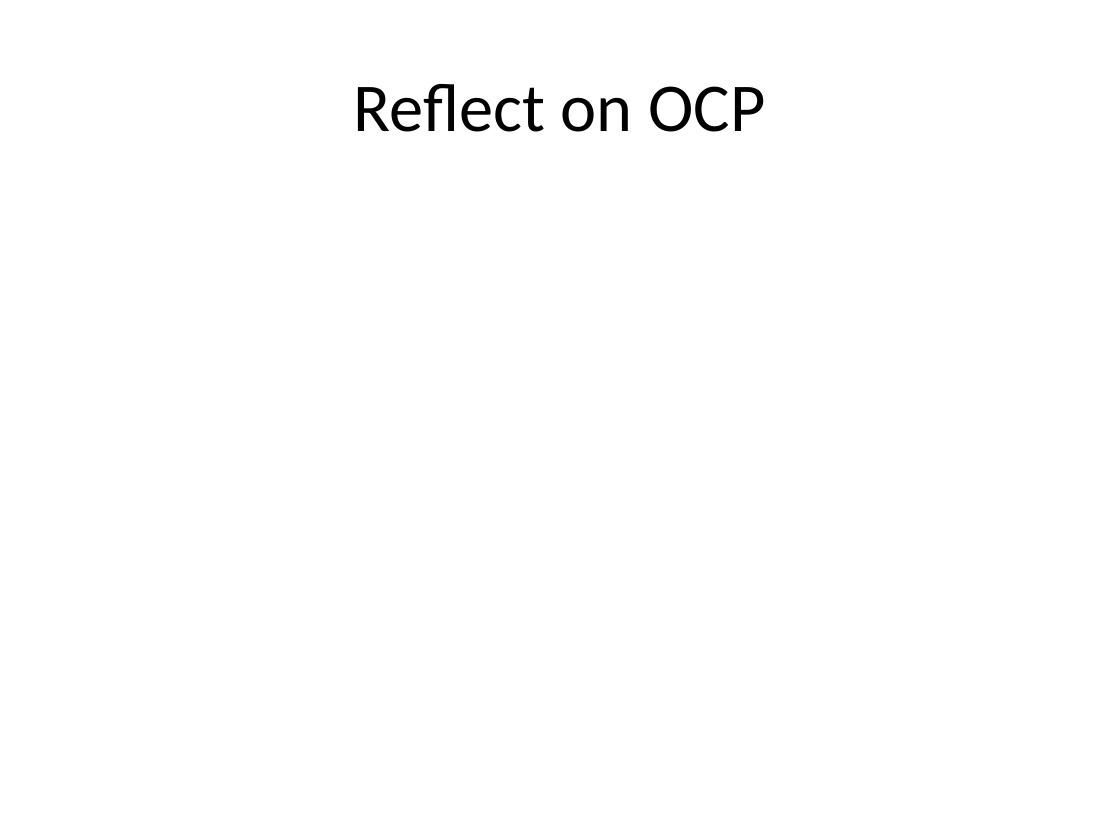
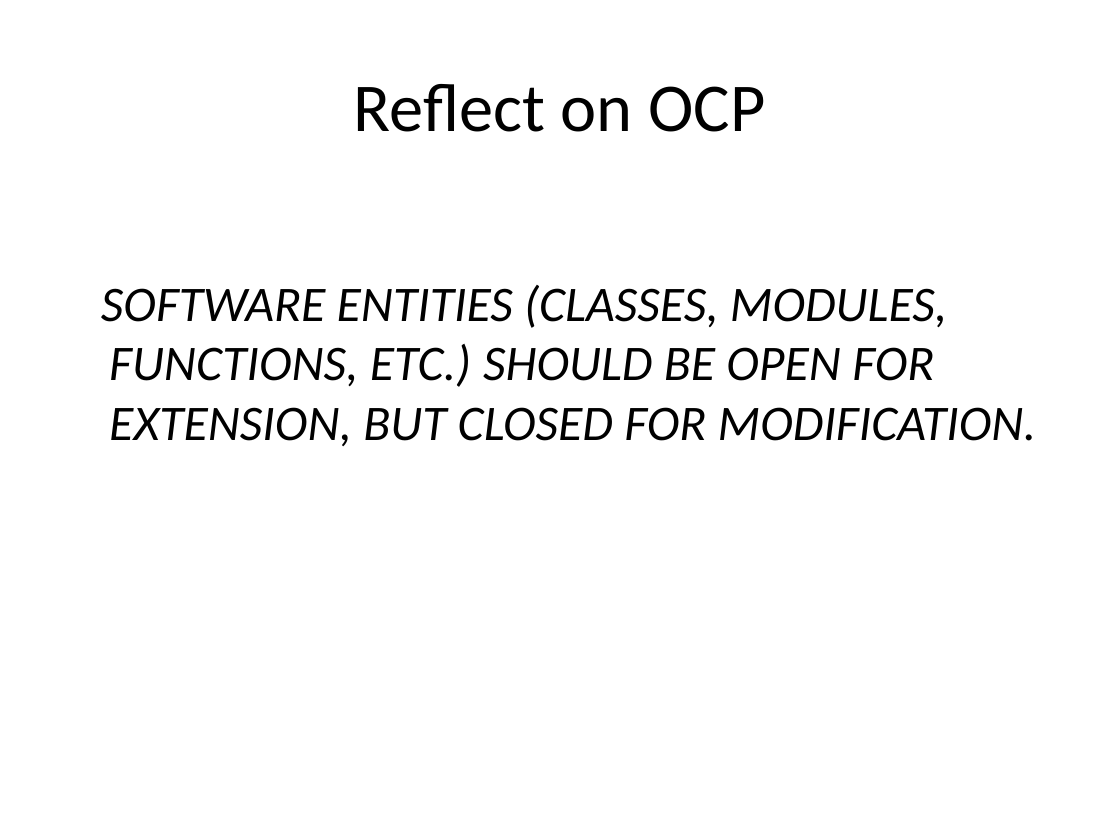
Before and after one commit to sameeri/solid, a slide deck: slide 32 of SOLID Principles of OOD v2.pptx (slide 30 before the commit). Drawn at 1120x840 pixels with LibreOffice and Linux fonts; fonts in the diff are those of the drawing. Boxes give left, top, right and bottom in pixels: in the first picture for what was removed or moved away, otherwise in the second. Text is boxed around its words. In the diff, an @@ line names an element or a change of style, - is before the commit and + after.

Commit message:
More stuff in the presentation

```diff
--- a/SOLID Principles of OOD v2.pptx
+++ b/SOLID Principles of OOD v2.pptx
@@ text added at (101,285,1036,446), 32 pt, text #000000, italic @@
+SOFTWARE ENTITIES (CLASSES, MODULES, FUNCTIONS, ETC.) SHOULD BE OPEN FOR EXTENSION, BUT CLOSED FOR MODIFICATION.
```
Also in this commit, not shown: 4 other slides changed, 8 slides added.
